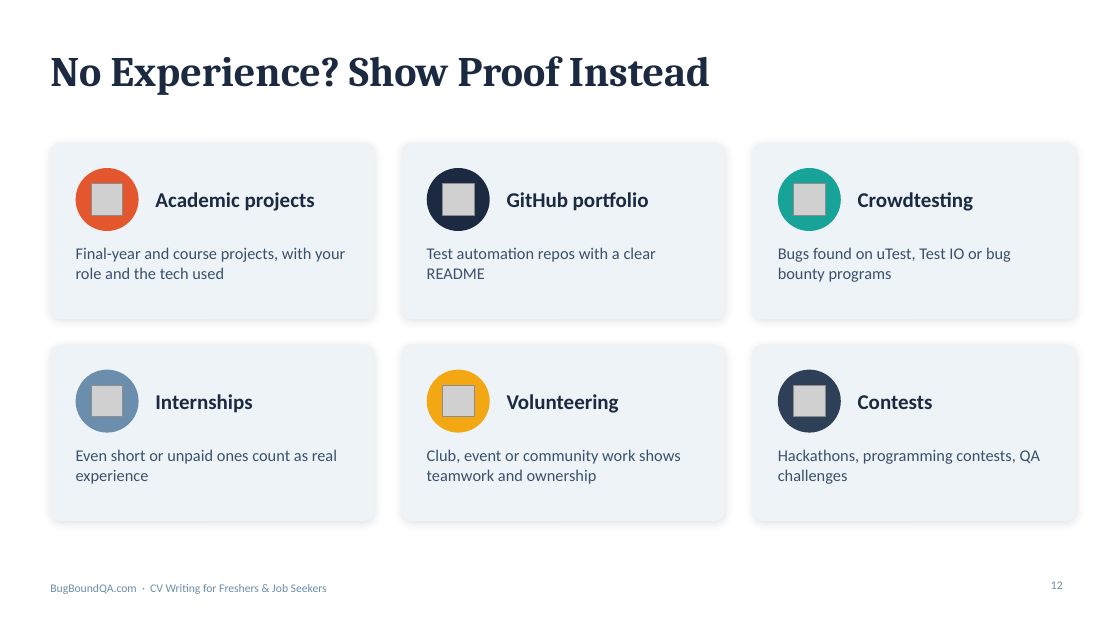
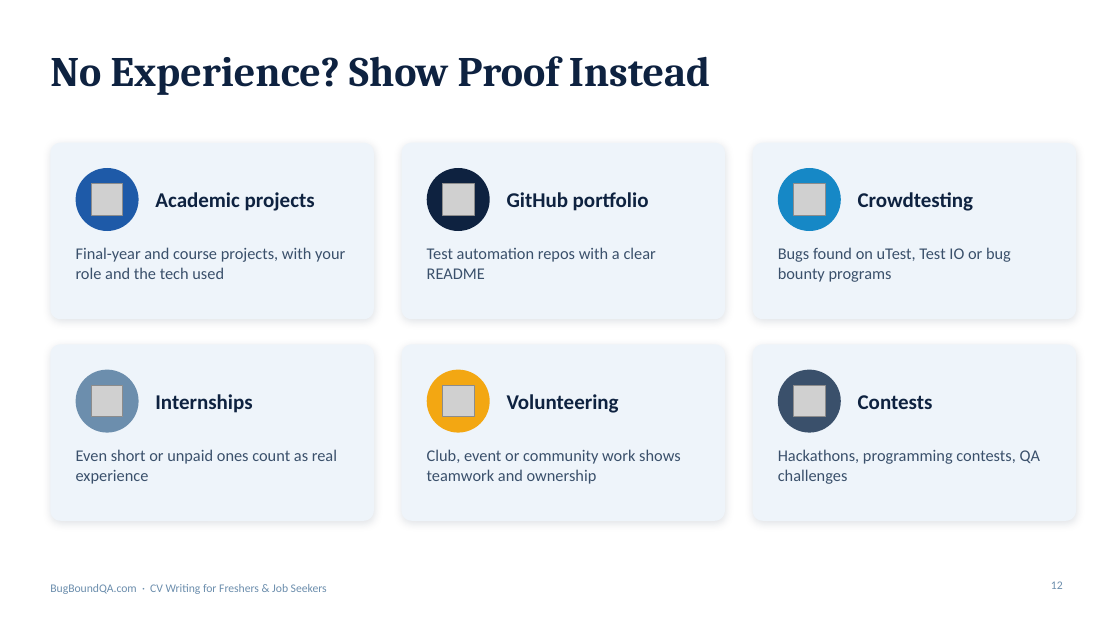
Before and after one commit to Katha-Sikdar/AutomationWithPlayWright, a slide deck: slide 12 of presentations/CV_Writing_for_Freshers_BugBoundQA.pptx. Drawn at 1120x630 pixels with LibreOffice and Linux fonts; fonts in the diff are those of the drawing; grey boxes stand for pictures; background and template pictures are left out. Boxes give left, top, right and bottom in pixels: in the first picture for what was removed or moved away, otherwise in the second. Text is boxed around its words. In the diff, an @@ line names an element or a change of style, - is before the commit and + after.

```diff
--- a/presentations/CV_Writing_for_Freshers_BugBoundQA.pptx
+++ b/presentations/CV_Writing_for_Freshers_BugBoundQA.pptx
@@ fill #EEF3F7 to #EEF4FA; shadow changed in 3 elements at <box>753,143,1076,319</box>, <box>753,344,1076,521</box>, <box>50,143,374,319</box> @@
@@ ellipse at <box>76,168,139,231</box>: fill #E4572E to #1E5AA8 @@
@@ ellipse at <box>778,168,841,231</box>: fill #17A398 to #1688C6 @@
@@ ellipse at <box>778,370,841,433</box>: fill #2E4057 to #3A506B @@
```
Also in this commit, not shown: 18 other slides changed.
